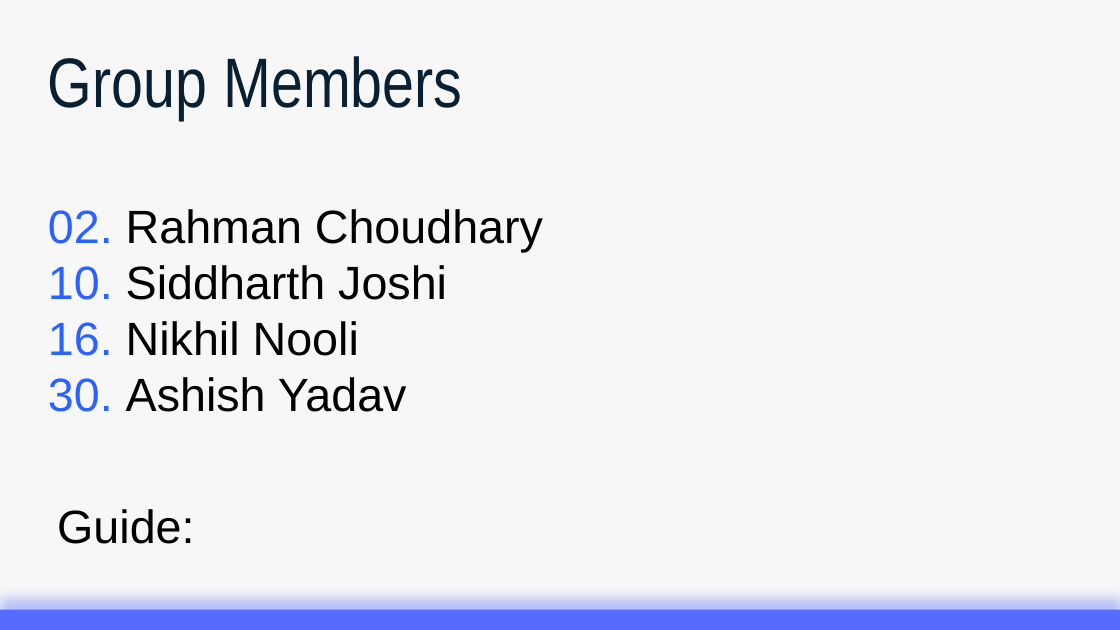
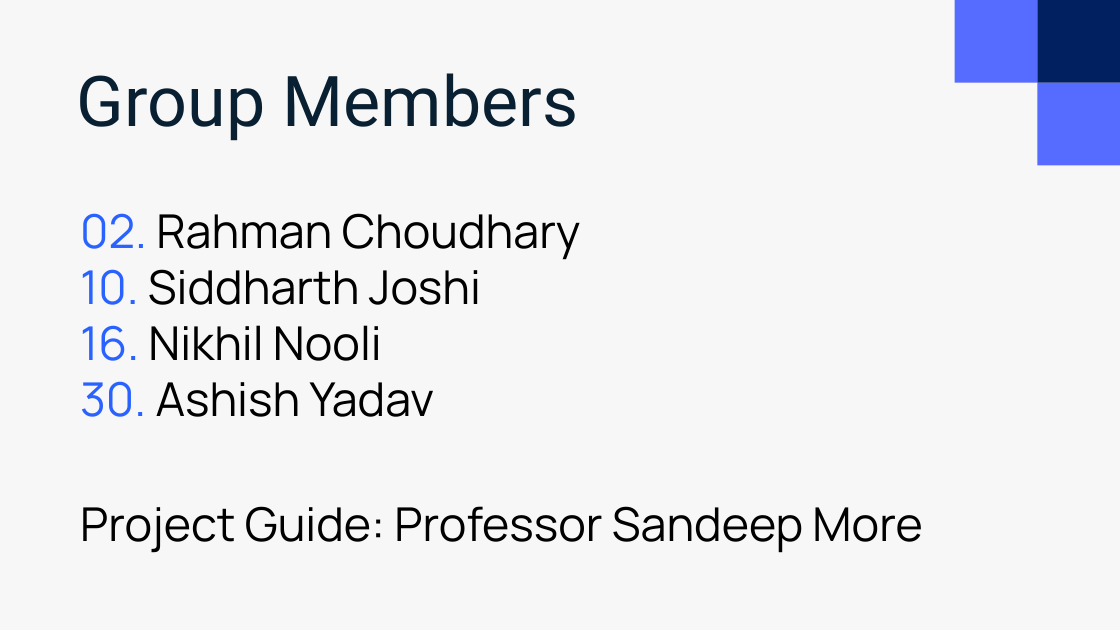
Before and after one commit to ashishyadav2/PentaSem, a slide deck: slide 1 of Presentation/SEM-5-Mini-Project-Presentation.pptx. Drawn at 1120x630 pixels with LibreOffice and Linux fonts; fonts in the diff are those of the drawing. Boxes give left, top, right and bottom in pixels: in the first picture for what was removed or moved away, otherwise in the second. Text is boxed around its words. In the diff, an @@ line names an element or a change of style, - is before the commit and + after.

```diff
--- a/Presentation/SEM-5-Mini-Project-Presentation.pptx
+++ b/Presentation/SEM-5-Mini-Project-Presentation.pptx
@@ rectangle added at [954,0,1037,82], fill #566BFF @@
@@ rectangle added at [1038,0,1120,82], fill #002060 @@
@@ text "Group Members": place and size @@
-text "Group Members" at [48,56,462,120]
+text "Group Members" at [77,73,579,141]
@@ text "Group Members" at [77,73,579,141]: font Arial Narrow to Roboto @@
@@ rectangle added at [1038,82,1120,165], fill #566BFF @@
@@ text "02. Rahman Choudhary": place and size @@
-text "02. Rahman Choudhary" at [48,209,543,412]
+text "02. Rahman Choudhary" at [80,213,581,417]
@@ text "02. Rahman Choudhary" at [80,213,581,417]: font Arial to Manrope @@
@@ text at [80,506,922,553]: text changed; font Arial to Manrope @@
-Guide:
+Project Guide: Professor Sandeep More
@@ rectangle removed at [0,610,1120,630] @@
```
Also in this commit, not shown: 4 other slides changed, 5 slides added, 16 slides removed, 3 other files.
